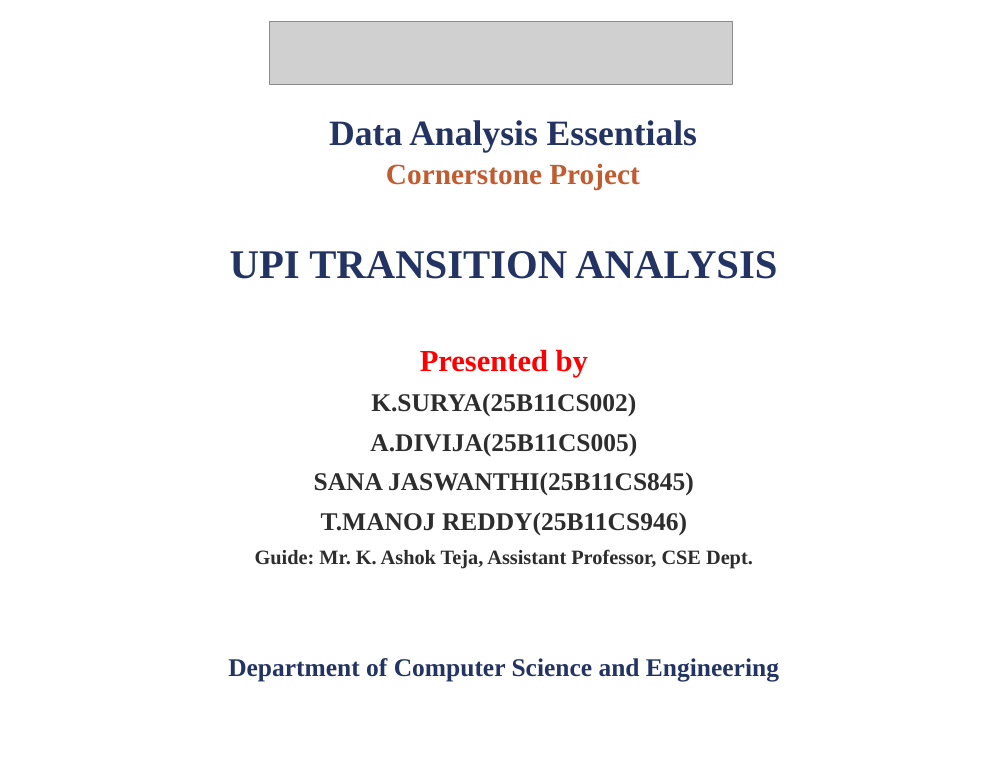
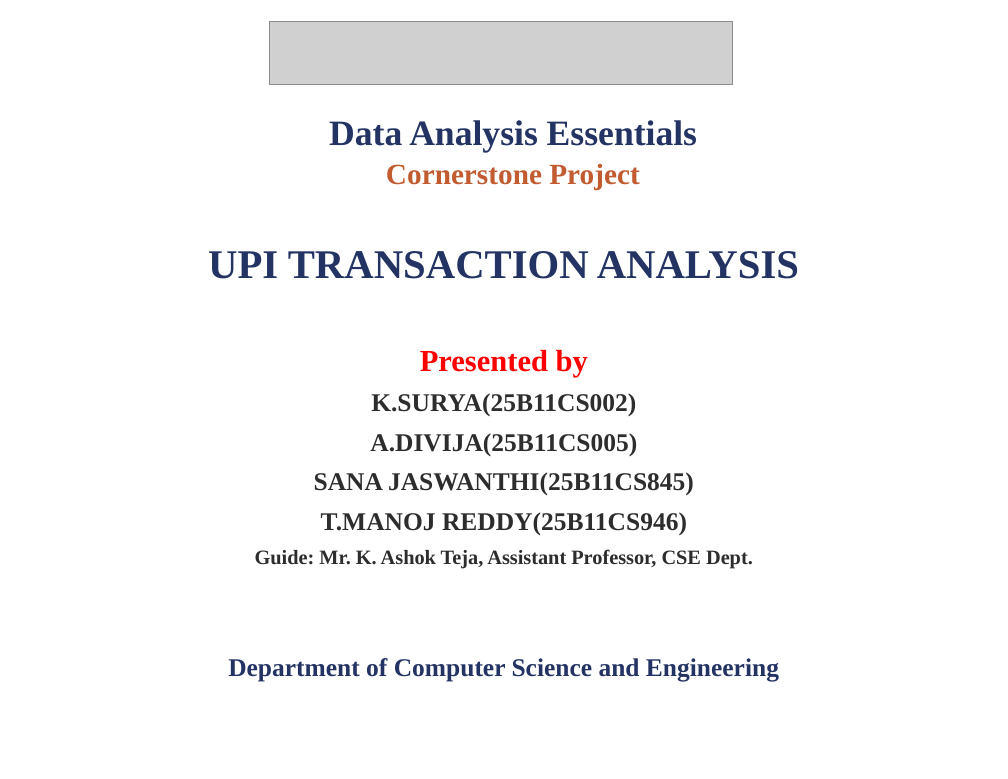
Before and after one commit to ManojReddyTetala/UPI-Transaction-Analysis, a slide deck: slide 1 of PPTs/REVIEW - 2.pptx. Drawn at 1008x779 pixels with LibreOffice and Linux fonts; fonts in the diff are those of the drawing; grey boxes stand for pictures. Boxes give left, top, right and bottom in pixels: in the first picture for what was removed or moved away, otherwise in the second. Text is boxed around its words. In the diff, an @@ line names an element or a change of style, - is before the commit and + after.

```diff
--- a/PPTs/REVIEW - 2.pptx
+++ b/PPTs/REVIEW - 2.pptx
@@ text at (208,251,799,279): text changed @@
-UPI TRANSITION ANALYSIS
+UPI TRANSACTION ANALYSIS
```
Also in this commit, not shown: 8 other slides changed, 2 slides added, 3 slides removed, 20 other files.
